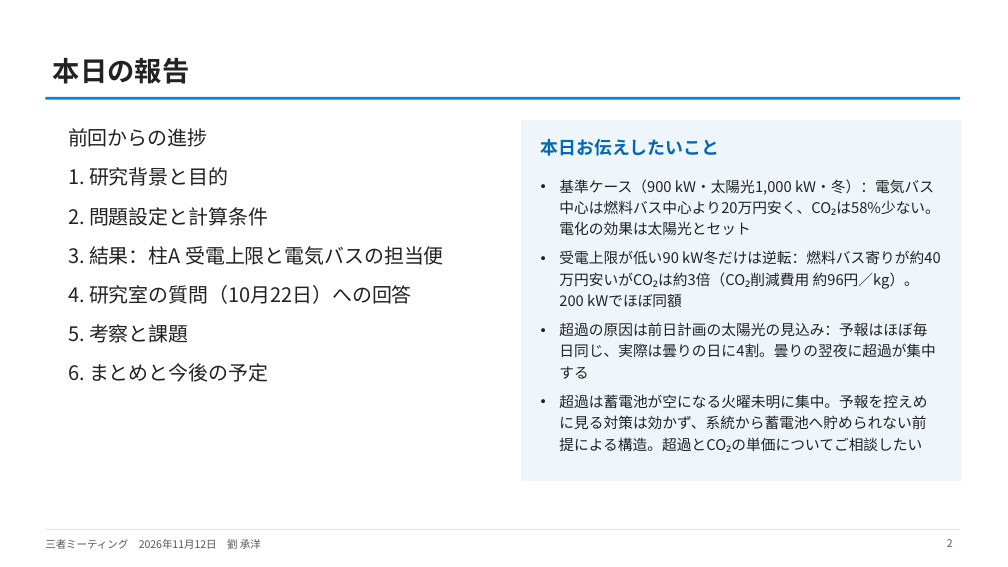
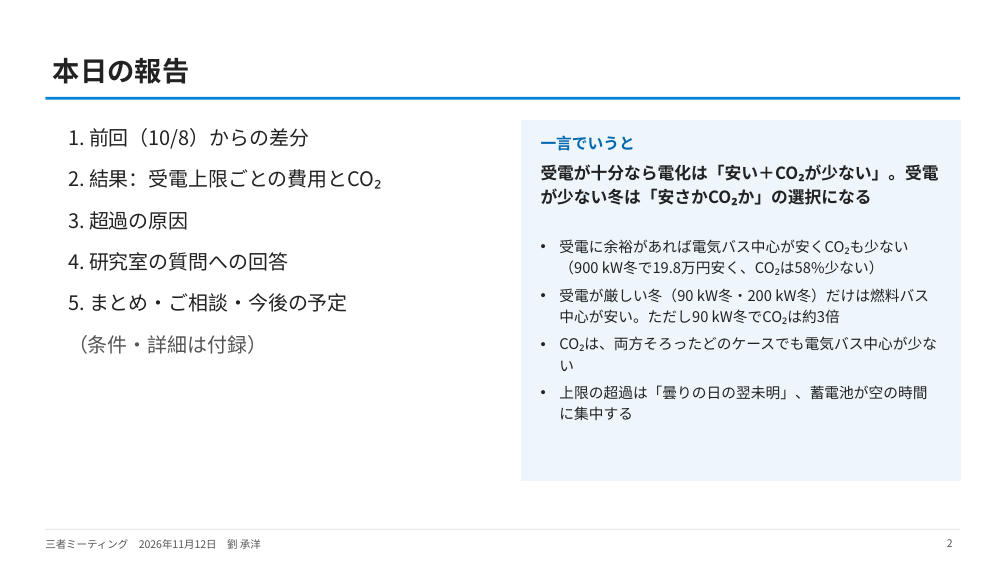
Before and after one commit to CYLIU2003/master-course, a slide deck: slide 2 of outcome/2026-11-12_three_party/three_party_20261112.pptx. Drawn at 1008x567 pixels with LibreOffice and Linux fonts; fonts in the diff are those of the drawing. Boxes give left, top, right and bottom in pixels: in the first picture for what was removed or moved away, otherwise in the second. Text is boxed around its words. In the diff, an @@ line names an element or a change of style, - is before the commit and + after.

```diff
--- a/outcome/2026-11-12_three_party/three_party_20261112.pptx
+++ b/outcome/2026-11-12_three_party/three_party_20261112.pptx
@@ text at <box>68,128,381,354</box>: text changed @@
-前回からの進捗
-1. 研究背景と目的
-2. 問題設定と計算条件
-3. 結果：柱A 受電上限と電気バスの担当便
-4. 研究室の質問（10月22日）への回答
-5. 考察と課題
-6. まとめと今後の予定
+1. 前回（10/8）からの差分
+2. 結果：受電上限ごとの費用とCO₂
+3. 超過の原因
+4. 研究室の質問への回答
+5. まとめ・ご相談・今後の予定
+（条件・詳細は付録）
@@ text at <box>541,135,635,151</box>: text changed; size 17 to 15 pt @@
-本日お伝えしたいこと
+一言でいうと
@@ text at <box>541,164,939,205</box>: text changed; size 14 to 16 pt; bold on @@
-• 基準ケース（900 kW・太陽光1,000 kW・冬）：電気バス中心は燃料バス中心より20万円安く、CO₂は58%少ない。電化の効果は太陽光とセット
-• 受電上限が低い90 kW冬だけは逆転：燃料バス寄りが約40万円安いがCO₂は約3倍（CO₂削減費用 約96円／kg）。200 kWでほぼ同額
-• 超過の原因は前日計画の太陽光の見込み：予報はほぼ毎日同じ、実際は曇りの日に4割。曇りの翌夜に超過が集中する
-• 超過は蓄電池が空になる火曜未明に集中。予報を控えめに見る対策は効かず、系統から蓄電池へ貯められない前提による構造。超過とCO₂の単価についてご相談したい
+受電が十分なら電化は「安い＋CO₂が少ない」。受電が少ない冬は「安さかCO₂か」の選択になる
@@ text added at <box>559,239,937,420</box>, 14 pt, text #222222 @@
+• 受電に余裕があれば電気バス中心が安くCO₂も少ない（900 kW冬で19.8万円安く、CO₂は58%少ない）
+• 受電が厳しい冬（90 kW冬・200 kW冬）だけは燃料バス中心が安い。ただし90 kW冬でCO₂は約3倍
+• CO₂は、両方そろったどのケースでも電気バス中心が少ない
+• 上限の超過は「曇りの日の翌未明」、蓄電池が空の時間に集中する
```
Also in this commit, not shown: 23 other slides changed, 1 other file.
